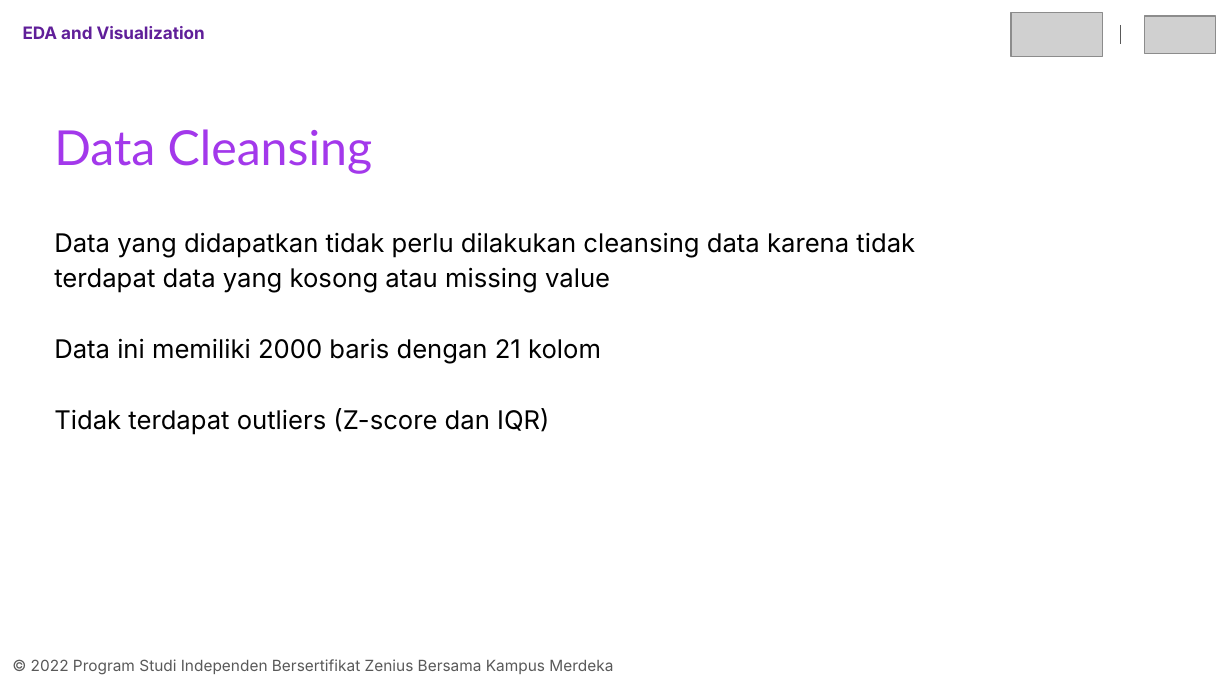
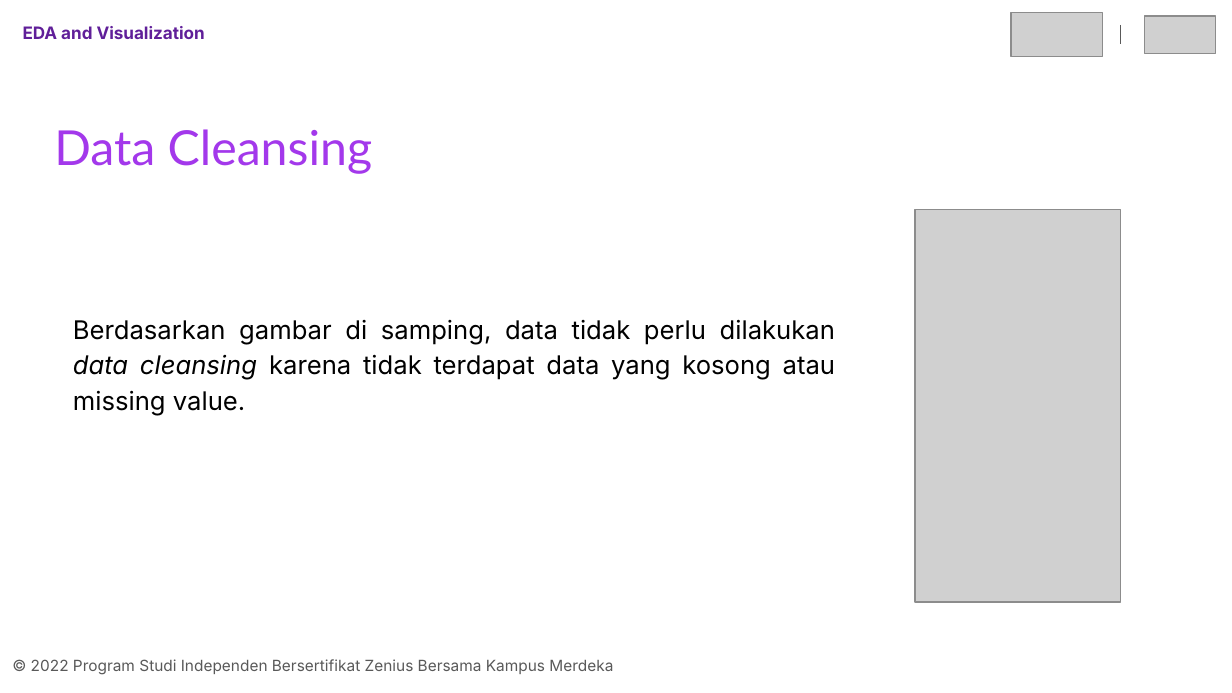
Before and after one commit to refkijorgiprdna/final-project-kelompok-04-erwin, a slide deck: slide 7 of Presentasi-Kelompok-04-Erwin.pptx. Drawn at 1232x693 pixels with LibreOffice and Linux fonts; fonts in the diff are those of the drawing; grey boxes stand for pictures. Boxes give left, top, right and bottom in pixels: in the first picture for what was removed or moved away, otherwise in the second. Text is boxed around its words. In the diff, an @@ line names an element or a change of style, - is before the commit and + after.

```diff
--- a/Presentasi-Kelompok-04-Erwin.pptx
+++ b/Presentasi-Kelompok-04-Erwin.pptx
@@ picture added at [915, 209, 1121, 602] @@
@@ text at [73, 319, 835, 415]: text changed @@
-Data yang didapatkan tidak perlu dilakukan cleansing data karena tidak terdapat data yang kosong atau missing value
-Data ini memiliki 2000 baris dengan 21 kolom
-Tidak terdapat outliers (Z-score dan IQR)
+Berdasarkan gambar di samping, data tidak perlu dilakukan data cleansing karena tidak terdapat data yang kosong atau missing value.
```
Also in this commit, not shown: 9 other slides changed, 3 slides added, 1 slide removed.
